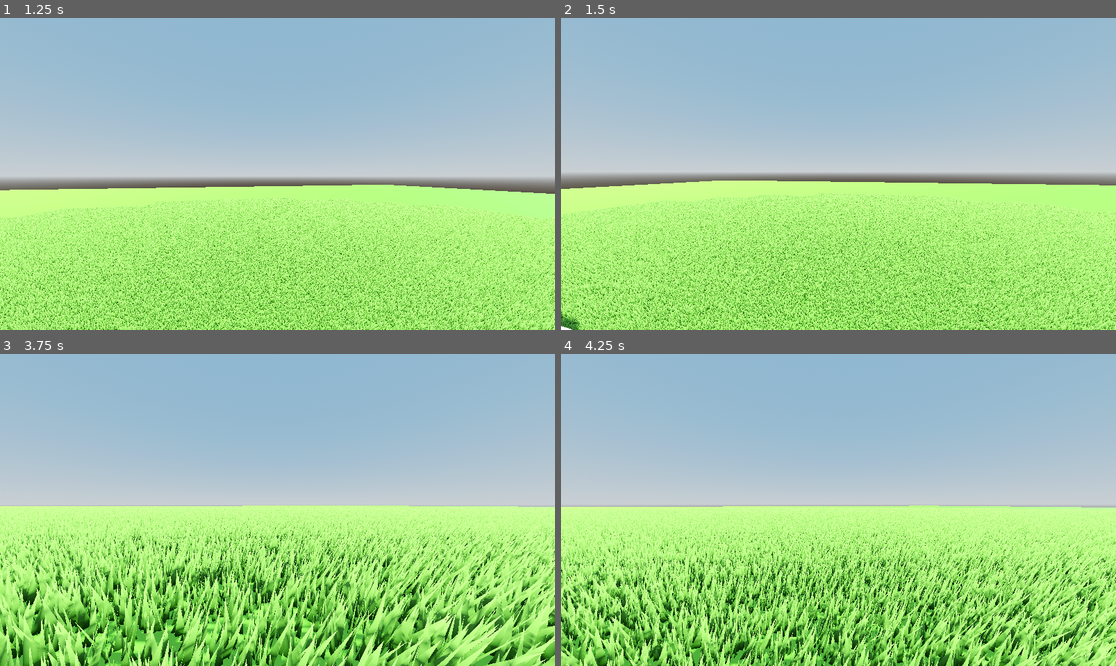
Above: before the commit, frames 1-4 (two rows, left to right).
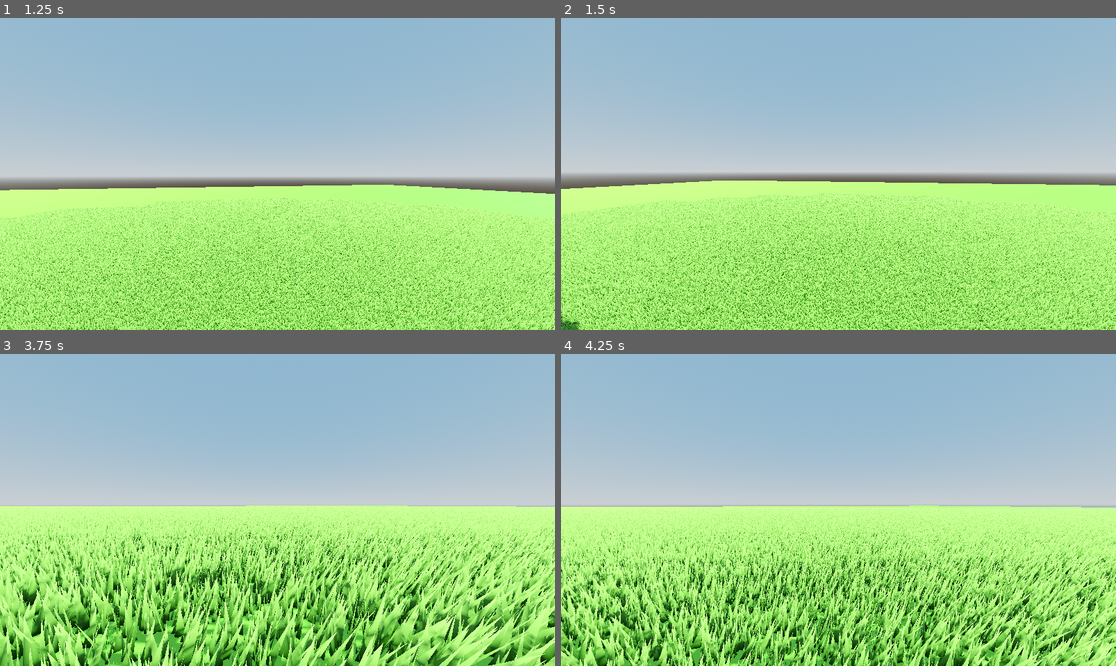
Above: after the commit, the same moments.

Repository: LordDeatHunter/SurvTest
Game: Godot game, scene res://scenes/main.tscn
Two runs of this game, one before a commit and one after it. Both use one fixed random seed, a clock stepped at 60 frames per second and the inputs below.
Inputs (mouse positions are in pixels of both pictures, inside the frame that each line leads up to):
- Up to frame 1 (1.25 s): move the mouse to (305, 174) at 0.52 s; hold W (move_forward) from 0.53 s (still down); tap Shift (crouch) at 0.6 s; tap Space (jump) at 0.77 s
- Up to frame 2 (1.5 s): keep holding W (move_forward); move the mouse to (810, 174) at 1.27 s; tap Shift (crouch) at 1.35 s
- Up to frame 3 (3.75 s): keep holding W (move_forward); tap Space (jump) at 1.52, 3.02 s; move the mouse to (288, 503) at 2.02 s; tap Ctrl (sprint) at 2.1 s; tap Shift (crouch) at 2.3, 2.85, 3.6 s; move the mouse to (271, 516) at 2.77 s; move the mouse to (316, 513) at 3.52 s
- Up to frame 4 (4.25 s): keep holding W (move_forward); tap Space (jump) at 3.77 s

Frame 1 is identical in both runs. In frame 2, less than 0.1% of the frame differs, in the area x 0-3%, y 93-100%; in frame 3, 9.8%, in the area x 0-100%, y 48-100%; in frame 4, less than 0.1%.

Commit message:
Prevent uncrouching when colliding above

Diff:
--- a/scenes/actors/player.gd
+++ b/scenes/actors/player.gd
@@ -23,7 +23,6 @@
 var is_sprinting: bool = false
 var time_since_last_forward: float = 1.0
 var max_sprint_press_delay: float = 0.5
-var height: float = 2.0
 var collision_capsule_shape: CapsuleShape3D:
 	get:
 		if not collision_shape_3d.shape:
@@ -136,6 +135,21 @@
 			current_multijumps += 1
 
 
+func _get_max_standing_height() -> float:
+	var length: float = DEFAULT_HEIGHT - collision_capsule_shape.height
+	var start: Vector3 = position + Vector3(0, collision_capsule_shape.height, 0)
+	var end: Vector3 = start + Vector3(0, length, 0)
+
+	var intersect_ray: PhysicsRayQueryParameters3D = PhysicsRayQueryParameters3D.create(
+		start, end, 1, [self]
+	)
+
+	var space_state: PhysicsDirectSpaceState3D = get_world_3d().direct_space_state
+	var result: Dictionary = space_state.intersect_ray(intersect_ray)
+
+	return DEFAULT_HEIGHT if result.is_empty() else collision_capsule_shape.height
+
+
 func _handle_crouching(delta: float):
 	if Input.is_action_just_pressed("crouch"):
 		is_crouching = true
@@ -147,17 +161,15 @@
 
 	var lerp_amount: float = 10 * delta
 
-	if is_crouching:
-		height = CROUCH_HEIGHT
-		head.transform.origin.y = lerp(head.transform.origin.y, CAMERA_CROUCH_HEIGHT, lerp_amount)
-	else:
-		height = DEFAULT_HEIGHT
-		head.transform.origin.y = lerp(head.transform.origin.y, CAMERA_HEIGHT, lerp_amount)
+	var target_height: float = CROUCH_HEIGHT if is_crouching else _get_max_standing_height()
+	var head_target_height: float = target_height * 0.875
 
-	if collision_capsule_shape:
-		collision_capsule_shape.height = lerp(collision_capsule_shape.height, height, lerp_amount)
-		collision_shape_3d.position.y = lerp(collision_shape_3d.position.y, height / 2, lerp_amount)
-
-	if capsule_mesh:
-		capsule_mesh.height = lerp(capsule_mesh.height, height, lerp_amount)
-		mesh_instance_3d.position.y = lerp(mesh_instance_3d.position.y, height / 2, lerp_amount)
+	head.transform.origin.y = lerp(head.transform.origin.y, head_target_height, lerp_amount)
+	collision_capsule_shape.height = lerp(
+		collision_capsule_shape.height, target_height, lerp_amount
+	)
+	collision_shape_3d.position.y = lerp(
+		collision_shape_3d.position.y, target_height / 2, lerp_amount
+	)
+	capsule_mesh.height = lerp(capsule_mesh.height, target_height, lerp_amount)
+	mesh_instance_3d.position.y = lerp(mesh_instance_3d.position.y, target_height / 2, lerp_amount)
--- a/scenes/main.tscn
+++ b/scenes/main.tscn
@@ -40,7 +40,13 @@
 material = SubResource("StandardMaterial3D_yfgiq")
 
 [node name="CSGBox3D4" type="CSGBox3D" parent="."]
-transform = Transform3D(1, 0, 0, 0, 1, 0, 0, 0, 1, -22.288, 5, -9.512)
+transform = Transform3D(1, 0, 0, 0, 1, 0, 0, 0, 1, -22.288, 4.7, -9.512)
+use_collision = true
+size = Vector3(5, 5, 5)
+material = SubResource("StandardMaterial3D_yfgiq")
+
+[node name="CSGBox3D5" type="CSGBox3D" parent="."]
+transform = Transform3D(1, 0, 0, 0, 1, 0, 0, 0, 1, -22.288, 5, 9.337)
 use_collision = true
 size = Vector3(5, 5, 5)
 material = SubResource("StandardMaterial3D_yfgiq")
